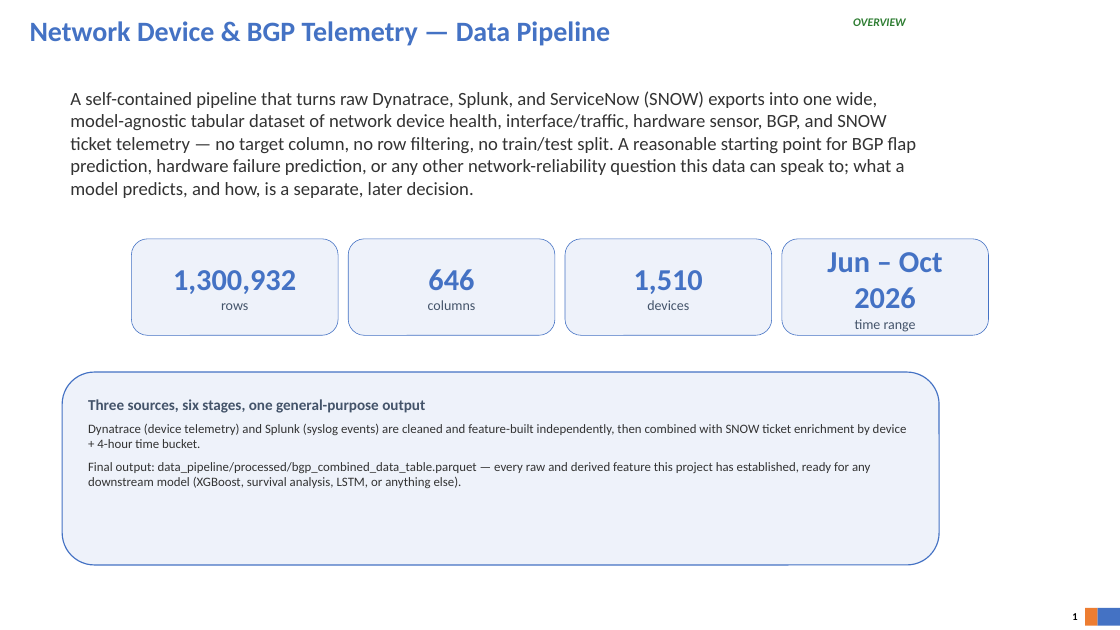
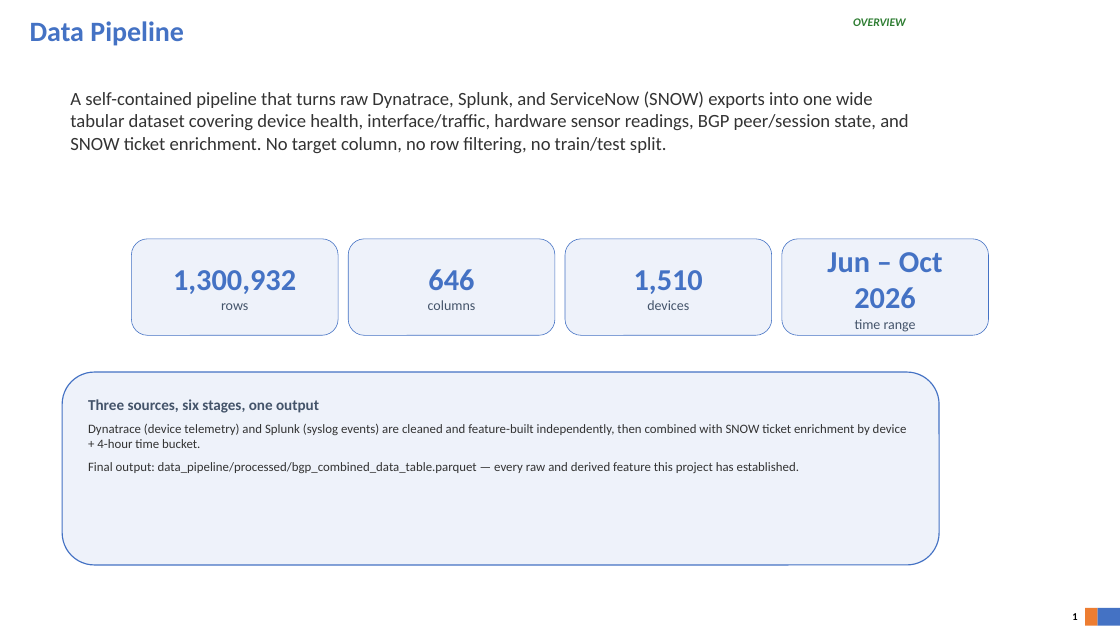
Before and after one commit to AbhiMalappa/network_routers_bgp, a slide deck: slide 1 of docs/data_pipeline_overview.pptx. Drawn at 1120x630 pixels with LibreOffice and Linux fonts; fonts in the diff are those of the drawing; background and template pictures are left out. Boxes give left, top, right and bottom in pixels: in the first picture for what was removed or moved away, otherwise in the second. Text is boxed around its words. In the diff, an @@ line names an element or a change of style, - is before the commit and + after.

Commit message:
Trim docs to process/data facts only, drop downstream-use speculation
Title simplified to 'Data Pipeline'. Removed all discussion of what a
model built on this data might predict (flap prediction, hardware
failure, or otherwise) -- the docs now describe only what the pipeline
does and what data it produces, not hypothetical downstream use.

```diff
--- a/docs/data_pipeline_overview.pptx
+++ b/docs/data_pipeline_overview.pptx
@@ text at (30,21,184,46): text changed @@
-Network Device & BGP Telemetry — Data Pipeline
+Data Pipeline
@@ text at (70,91,908,153): text changed @@
-A self-contained pipeline that turns raw Dynatrace, Splunk, and ServiceNow (SNOW) exports into one wide, model-agnostic tabular dataset of network device health, interface/traffic, hardware sensor, BGP, and SNOW ticket telemetry — no target column, no row filtering, no train/test split. A reasonable starting point for BGP flap prediction, hardware failure prediction, or any other network-reliability question this data can speak to; what a model predicts, and how, is a separate, later decision.
+A self-contained pipeline that turns raw Dynatrace, Splunk, and ServiceNow (SNOW) exports into one wide tabular dataset covering device health, interface/traffic, hardware sensor readings, BGP peer/session state, and SNOW ticket enrichment. No target column, no row filtering, no train/test split.
@@ text in rounded rectangle at (88,399,319,413): text changed @@
-Three sources, six stages, one general-purpose output
+Three sources, six stages, one output
@@ text in rounded rectangle at (88,462,799,473): text changed @@
-Final output: data_pipeline/processed/bgp_combined_data_table.parquet — every raw and derived feature this project has established, ready for any downstream model (XGBoost, survival analysis, LSTM, or anything else).
+Final output: data_pipeline/processed/bgp_combined_data_table.parquet — every raw and derived feature this project has established.
```
Also in this commit, not shown: 1 other slide changed, 1 other file.
